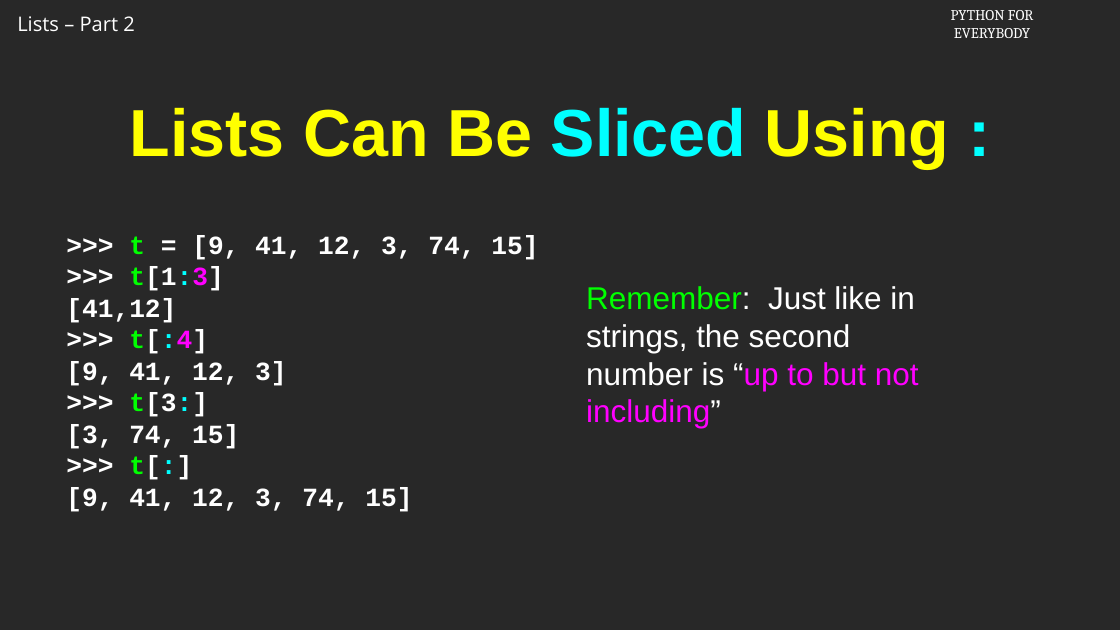
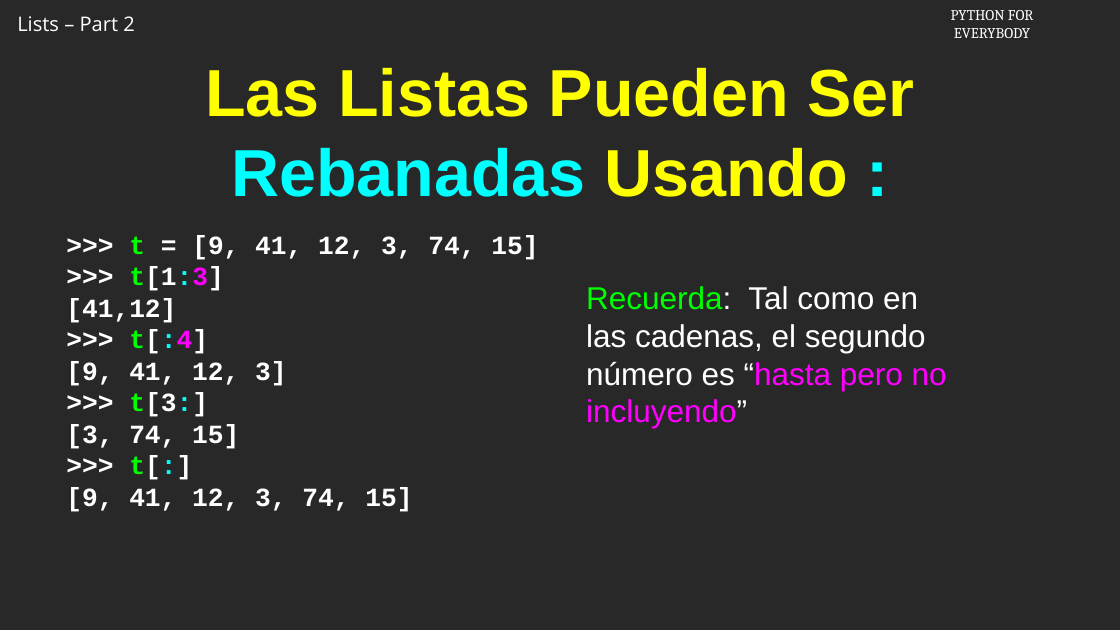
Before and after one commit to csev/py4e, a slide deck: slide 2 of ai/8.2.pptx. Drawn at 1120x630 pixels with LibreOffice and Linux fonts; fonts in the diff are those of the drawing; background and template pictures are left out. Boxes give left, top, right and bottom in pixels: in the first picture for what was removed or moved away, otherwise in the second. Text is boxed around its words. In the diff, an @@ line names an element or a change of style, - is before the commit and + after.

```diff
--- a/ai/8.2.pptx
+++ b/ai/8.2.pptx
@@ title at [205,68,914,197]: text changed @@
-Lists Can Be Sliced Using :
+Las Listas Pueden Ser Rebanadas Usando :
@@ text at [586,286,947,428]: text changed @@
-Remember: Just like in strings, the second number is “up to but not including”
+Recuerda: Tal como en las cadenas, el segundo número es “hasta pero no incluyendo”
```
Also in this commit, not shown: 4 other slides changed, 3 slides added, 3 slides removed.
